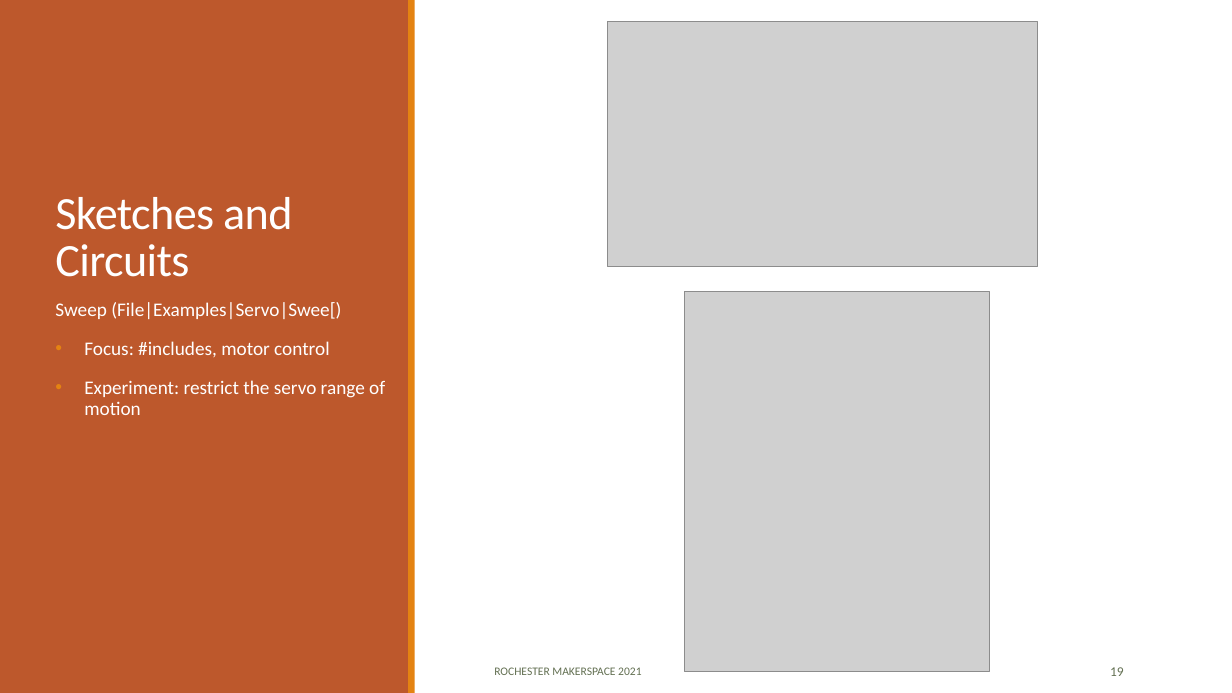
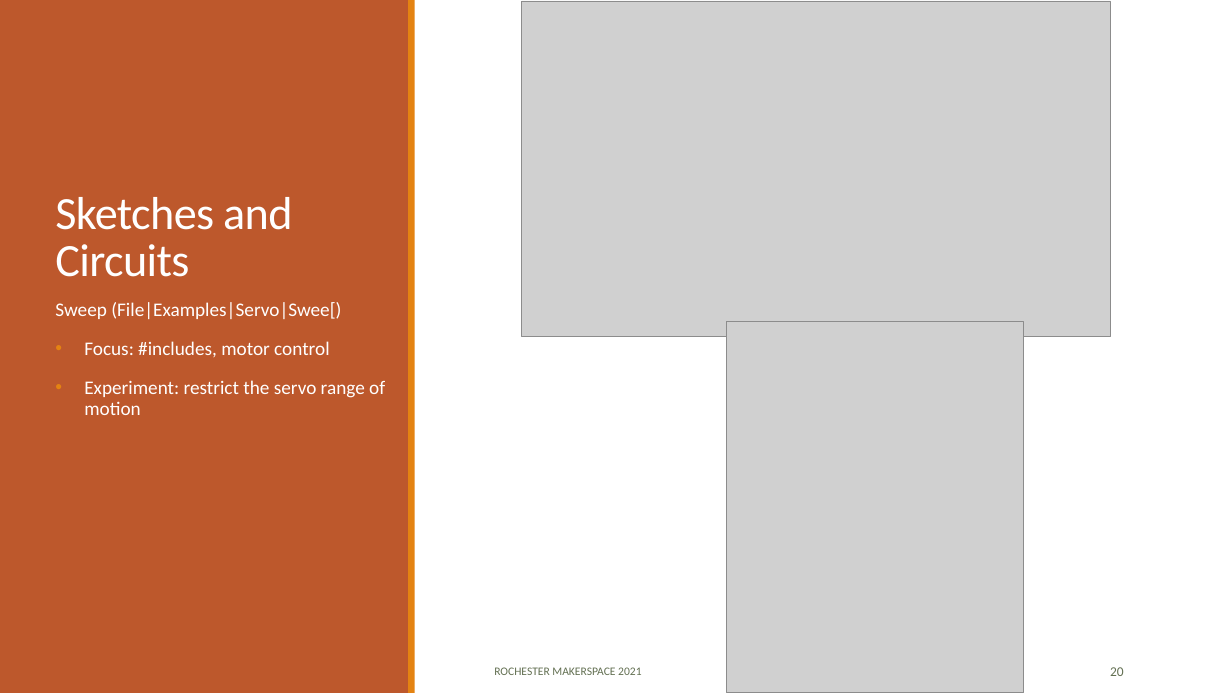
Before and after one commit to RochesterMakerSpace/ArduinoClass, a slide deck: slide 20 of docs/Introduction to Arduino.pptx (slide 19 before the commit). Drawn at 1232x693 pixels with LibreOffice and Linux fonts; fonts in the diff are those of the drawing; grey boxes stand for pictures. Boxes give left, top, right and bottom in pixels: in the first picture for what was removed or moved away, otherwise in the second. Text is boxed around its words. In the diff, an @@ line names an element or a change of style, - is before the commit and + after.

```diff
--- a/docs/Introduction to Arduino.pptx
+++ b/docs/Introduction to Arduino.pptx
@@ picture: place and size @@
-picture at <box>607,21,1037,267</box>
+picture at <box>522,1,1111,337</box>
@@ picture: place and size @@
-picture at <box>685,291,990,672</box>
+picture at <box>726,322,1024,693</box>
@@ page number at <box>1110,667,1124,676</box>: text changed @@
-19
+20
```
Also in this commit, not shown: 18 other slides changed, 3 slides added, 1 slide removed, 6 other files.
